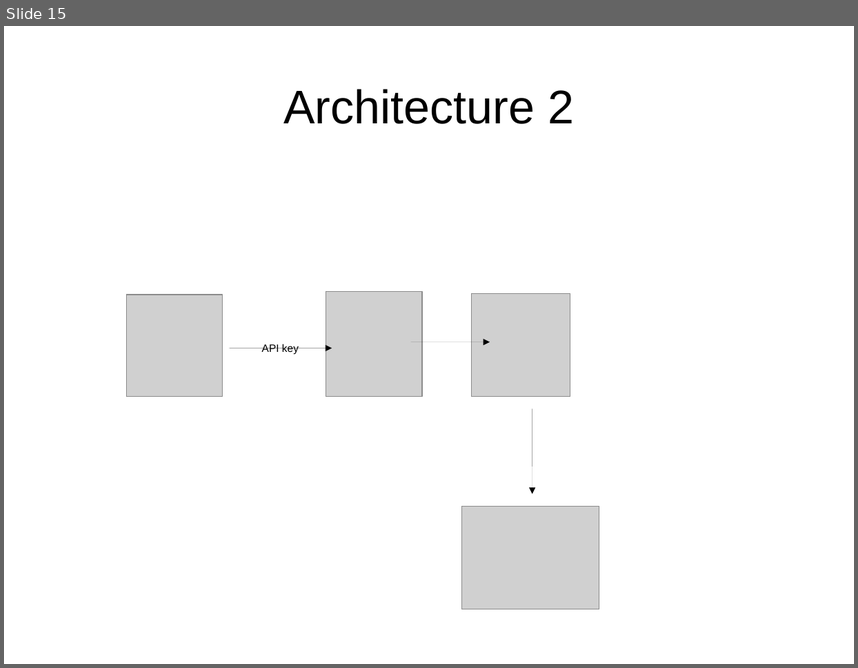
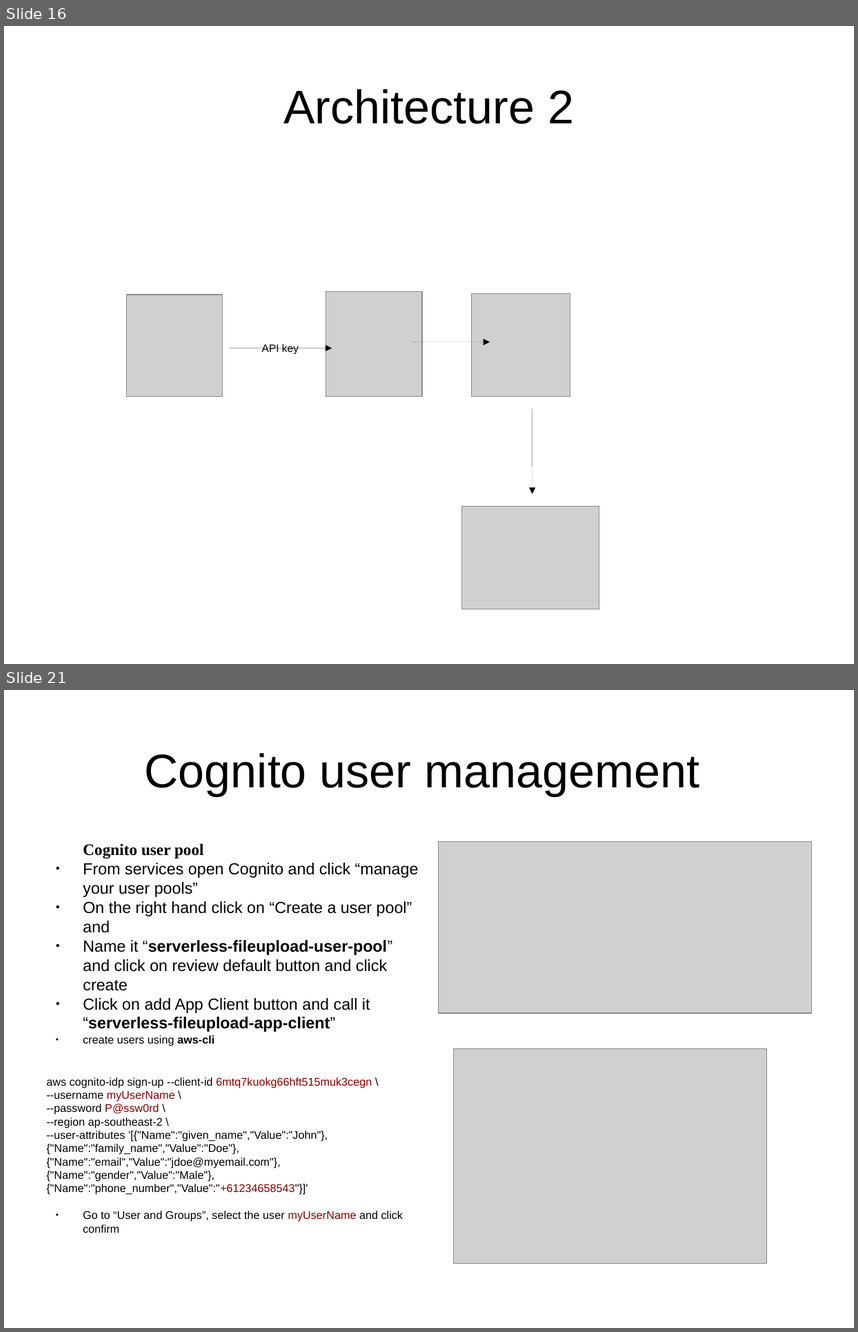
Before and after one commit to daghanacay/serverless-fileupload, a slide deck: documents/presentation.odp. Shown one above the other, each under a label of ours: slide 15 before the commit, slides 16 and 21 after it; the slides between them are not shown. The pictures are 858x668 and 858x1332 pixels, drawn with LibreOffice and Linux fonts; fonts in the diff are those of the drawing; grey boxes stand for pictures. Boxes give left, top, right and bottom in pixels: in the first picture for what was removed or moved away, otherwise in the second. Text is boxed around its words. In the diff, an @@ line names an element or a change of style, - is before the commit and + after.

```diff
--- a/documents/presentation.odp
+++ b/documents/presentation.odp
@@ slide 21 added at (4, 690, 854, 1328), background #FFFFFF @@
@@ title added at (145, 753, 700, 796), 44 pt, text #000000 @@
+Cognito user management
@@ text added at (83, 844, 419, 1013), 15 pt, text #000000 @@
+Cognito user pool
+● From services open Cognito and click “manage your user pools”
+● On the right hand click on “Create a user pool” and
+● Name it “serverless-fileupload-user-pool” and click on review default button and click create
+● Click on add App Client button and call it “serverless-fileupload-app-client”
@@ picture added at (438, 842, 812, 1013) @@
@@ text added at (47, 1035, 403, 1232), 10.4 pt, text #000000 @@
+● create users using aws-cli
+aws cognito-idp sign-up --client-id 6mtq7kuokg66hft515muk3cegn \
+--username myUserName \
+--password P@ssw0rd \
+--region ap-southeast-2 \
+--user-attributes '[{"Name":"given_name","Value":"John"},{"Name":"family_name","Value":"Doe"},{"Name":"email","Value":"jdoe@myemail.com"},{"Name":"gender","Value":"Male"},{"Name":"phone_number","Value":"+61234658543"}]'
+● Go to “User and Groups”, select the user myUserName and click confirm
@@ picture added at (454, 1049, 767, 1264) @@
@@ what was slide 15 is now slide 16 @@
```
Also in this commit, not shown: 4 slides changed, 5 other slides added, 1 other file.
